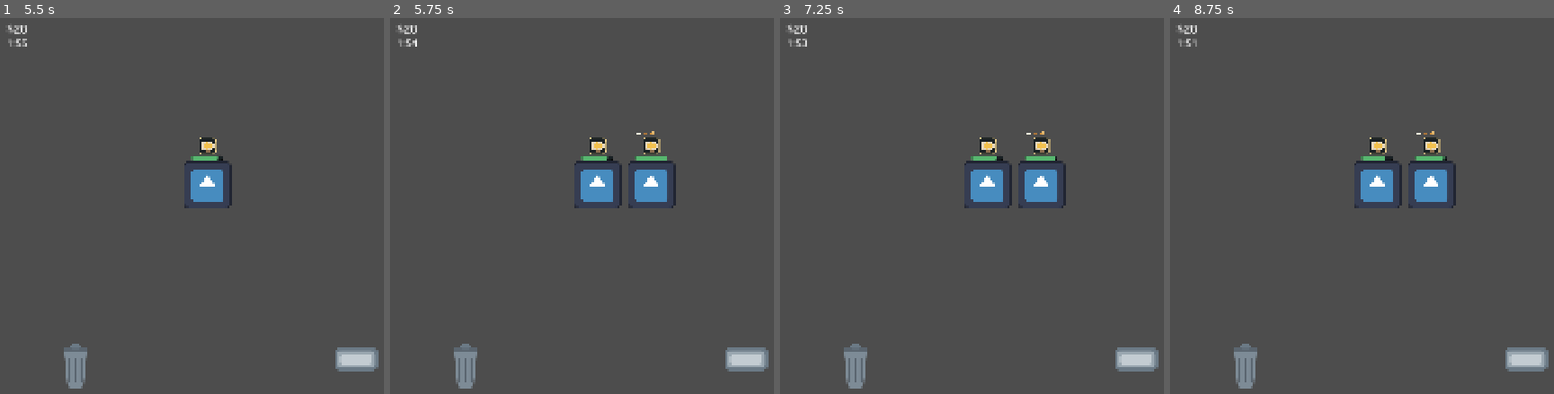
Above: before the commit, frames 1-4 (left to right).
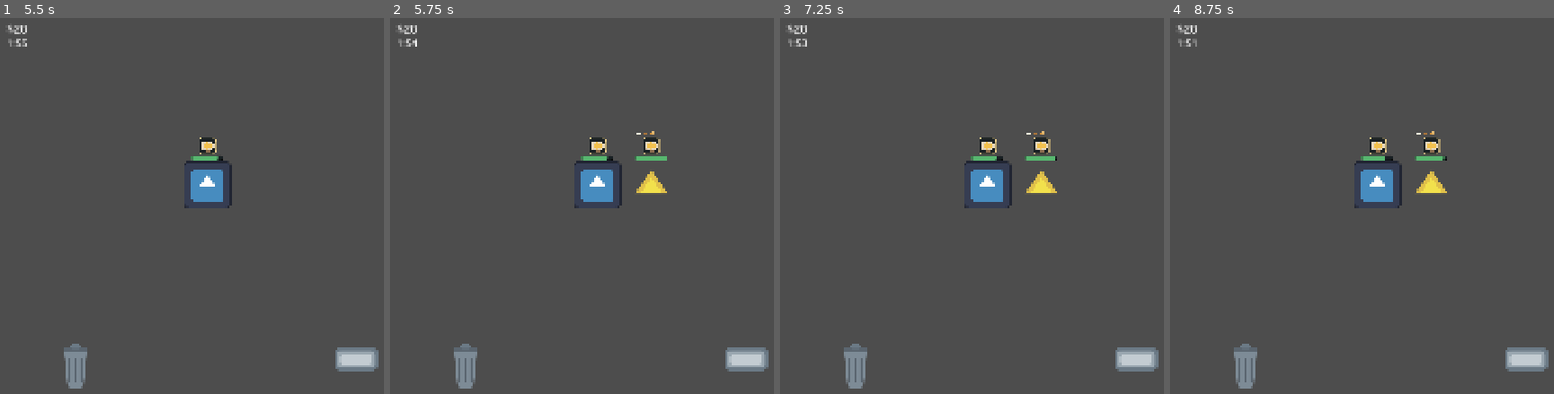
Above: after the commit, the same moments.

Repository: pancrasea/Salados
Game: Godot game, scene res://src/core/main/main.tscn
Two runs of this game, one before a commit and one after it. Both use one fixed random seed, a clock stepped at 60 frames per second and the inputs below. The engine's default icon, where the game draws it, is replaced by a stand-in: a white triangle on a blue panel in a dark square.
Inputs (mouse positions are in pixels of both pictures, inside the frame that each line leads up to):
- Up to frame 1 (5.5 s): click "Jugar" at 0.5 s; tap Enter at 1.25, 3.5, 5 s; drag from (207, 183) to (76, 367) at 1.27 s; tap Space at 2, 4.25 s; drag from (357, 360) to (76, 367) at 2.02 s; move the mouse to (outside the picture) at 2.77 s; click (outside the picture) at 2.92 s; drag from (322, 296) to (207, 183) at 3.52 s; move the mouse to (outside the picture) at 4.27 s; click (outside the picture) at 4.42 s; drag from (142, 153) to (249, 112) at 5.02 s
- Up to frame 2 (5.75 s): no input
- Up to frame 3 (7.25 s): move the mouse to (1041, 183) at 5.77 s; click (1041, 183) at 5.92 s; tap Space at 6.5 s; drag from (1029, 112) to (856, 367) at 6.52 s
- Up to frame 4 (8.75 s): move the mouse to (outside the picture) at 7.27 s; click (outside the picture) at 7.42 s; drag from (1385, 236) to (1527, 360) at 8.02 s

Frame 1 is identical in both runs. In frame 2, 0.9% of the frame differs, in the area x 62-75%, y 37-51%; in frame 3, 0.9%; in frame 4, 0.9%.

Commit message:
feat: add customer archetypes and modify payment calculation with patience ratio multiplier

Diff:
--- /dev/null
+++ b/resources/customers/customer1/omelec_v1.tres
@@ -0,0 +1,10 @@
+[gd_resource type="Resource" script_class="CustomerData" format=3 uid="uid://h0p1oe53ub4q"]
+
+[ext_resource type="Script" uid="uid://yvcolwcuf4a0" path="res://src/core/resources_scripts/customer_data.gd" id="1_7ois0"]
+[ext_resource type="Texture2D" uid="uid://svxt66mhkaxa" path="res://icon.svg" id="2_kdrpk"]
+
+[resource]
+script = ExtResource("1_7ois0")
+display_name = "Omelec"
+texture = ExtResource("2_kdrpk")
+metadata/_custom_type_script = "uid://yvcolwcuf4a0"
--- /dev/null
+++ b/resources/customers/customer2/chancleada_v1.tres
@@ -0,0 +1,11 @@
+[gd_resource type="Resource" script_class="CustomerData" format=3 uid="uid://6rbxjldn5s3m"]
+
+[ext_resource type="Script" uid="uid://yvcolwcuf4a0" path="res://src/core/resources_scripts/customer_data.gd" id="1_njkmp"]
+[ext_resource type="Texture2D" uid="uid://borjhg6perjfn" path="res://assets/sprites/items/chifle.svg" id="2_5s5ga"]
+
+[resource]
+script = ExtResource("1_njkmp")
+display_name = "Chancleada"
+texture = ExtResource("2_5s5ga")
+reward = 20
+metadata/_custom_type_script = "uid://yvcolwcuf4a0"
--- a/src/core/resources_scripts/customer_data.gd
+++ b/src/core/resources_scripts/customer_data.gd
@@ -2,14 +2,20 @@
 class_name CustomerData
 
 ## Reusable configuration for one customer archetype or instance.
+## Crea un .tres por arquetipo y asígnalo al pool de CustomerSpawner.
 
 ## Name shown by interfaces that display customer identity.
 @export var display_name: String = "Cliente"
+## Sprite que se muestra en el Visual del cliente. Si es null se conserva
+## la textura que tenga la escena como fallback.
+@export var texture: Texture2D
 ## Time available before this customer leaves without being served.
 @export_range(1.0, 300.0, 1.0) var patience_seconds: float = 30.0
 ## Item definition that must be delivered to satisfy this order.
+## Solo se usa en modo clásico (sin OrderData); en la demo se ignora.
 @export var requested_item: ItemData
-## Base payment granted when the customer is served correctly.
+## Pago base cuando el cliente es atendido a tiempo (paciencia alta).
 @export_range(0, 100000, 1) var reward: int = 10
-## Optional percentage added to the base reward.
+## Porcentaje adicional sobre el pago base (propina fija por arquetipo).
+## El multiplicador de paciencia se aplica encima de este total.
 @export_range(0.0, 100.0, 0.5) var tip_percent: float = 0.0
--- a/src/entities/customer/customer.gd
+++ b/src/entities/customer/customer.gd
@@ -35,6 +35,9 @@
 var patience_remaining: float = 0.0
 ## Whether the player currently has this customer selected.
 var is_selected: bool = false
+## Ratio de paciencia (0.0–1.0) en el momento en que fue atendido.
+## Solo válido después de que served se emita; usado para calcular el pago.
+var patience_ratio_at_serve: float = 1.0
 
 @onready var selection_area: Area2D = $SelectionArea
 @onready var patience_bar: ProgressBar = $PatienceBar
@@ -58,6 +61,11 @@
 	if customer_data != null:
 		patience_remaining = maxf(customer_data.patience_seconds, 0.0)
 		patience_bar.max_value = maxf(customer_data.patience_seconds, 0.1)
+		# Aplicar textura del arquetipo si está definida en el CustomerData.
+		if customer_data.texture != null:
+			var visual := get_node_or_null("Visual") as Sprite2D
+			if visual != null:
+				visual.texture = customer_data.texture
 	else:
 		patience_bar.hide()
 
@@ -180,6 +188,8 @@
 
 	state = State.SERVED
 	set_selected(false)
+	# Guardar el ratio de paciencia para el cálculo del pago escalonado.
+	patience_ratio_at_serve = patience_remaining / maxf(patience_bar.max_value, 0.1)
 	item_received.emit(self, item)
 	served.emit(self)
 	finished.emit(self)
--- a/src/entities/customer/customer.tscn
+++ b/src/entities/customer/customer.tscn
@@ -1,13 +1,6 @@
 [gd_scene format=3 uid="uid://brp05csmt5g42"]
 
 [ext_resource type="Script" uid="uid://cq2nammtabqhx" path="res://src/entities/customer/customer.gd" id="1_customer"]
-[ext_resource type="Script" uid="uid://yvcolwcuf4a0" path="res://src/core/resources_scripts/customer_data.gd" id="2_le1bf"]
-[ext_resource type="Texture2D" uid="uid://svxt66mhkaxa" path="res://icon.svg" id="2_rk5ek"]
-
-[sub_resource type="Resource" id="Resource_le1bf"]
-script = ExtResource("2_le1bf")
-display_name = "Pedro"
-metadata/_custom_type_script = "uid://yvcolwcuf4a0"
 
 [sub_resource type="CircleShape2D" id="CircleShape2D_selection"]
 radius = 32.0
@@ -45,10 +38,8 @@
 
 [node name="Customer" type="Node2D" unique_id=926383298]
 script = ExtResource("1_customer")
-customer_data = SubResource("Resource_le1bf")
 
 [node name="Visual" type="Sprite2D" parent="." unique_id=626254291]
-texture = ExtResource("2_rk5ek")
 
 [node name="PatienceBar" type="ProgressBar" parent="."]
 offset_left = -42.0
--- a/src/entities/customer/customer_spawner.gd
+++ b/src/entities/customer/customer_spawner.gd
@@ -7,6 +7,9 @@
 
 ## Scene to instantiate; its root must inherit from CustomerBase.
 @export var customer_scene: PackedScene
+## Pool de arquetipos de cliente. Se selecciona uno al azar en cada spawn.
+## Si el pool está vacío se usa el customer_data que traiga la escena base.
+@export var customer_data_pool: Array[CustomerData] = []
 ## Optional generator; when assigned, each spawned customer receives a
 ## random OrderData before entering the tree (so its HUD shows the order).
 @export var order_generator: OrderGenerator
@@ -53,6 +56,10 @@
 		return null
 
 	customer.position = Vector2(active_customers.size() * maxf(customer_spacing, 0.0), 0.0)
+	# Asignar CustomerData desde el pool (aleatorio) antes de add_child.
+	# Si el pool está vacío se respeta el customer_data que traiga la escena.
+	if not customer_data_pool.is_empty():
+		customer.customer_data = customer_data_pool[randi() % customer_data_pool.size()]
 	if order_generator != null:
 		# Asignado antes de add_child para que _ready pinte el pedido.
 		customer.order = order_generator.generate()
@@ -73,13 +80,28 @@
 
 
 ## Paga al jugador cuando un cliente queda satisfecho.
-## Usa CustomerData.reward como base y aplica tip_percent si aplica.
+## El pago escalonado depende del ratio de paciencia en el momento de ser servido:
+##   > 0.66  → 100 % del pago (cliente recién esperando)
+##   > 0.33  →  80 % del pago (llegando a la mitad)
+##   <= 0.33 →  50 % del pago (a punto de irse)
+## Encima se aplica tip_percent como porcentaje adicional fijo del arquetipo.
 func _on_customer_served(customer: CustomerBase) -> void:
 	if customer.customer_data == null:
 		return
 	var base: int = customer.customer_data.reward
 	var tip: int = int(base * customer.customer_data.tip_percent / 100.0)
-	GameManager.add_money(base + tip)
+	var total: int = base + tip
+
+	var ratio := customer.patience_ratio_at_serve
+	var multiplier: float
+	if ratio > 0.66:
+		multiplier = 1.0    # tramo 1: paciencia alta → pago completo
+	elif ratio > 0.33:
+		multiplier = 0.8    # tramo 2: paciencia media → 80 %
+	else:
+		multiplier = 0.5    # tramo 3: paciencia baja → 50 %
+
+	GameManager.add_money(int(total * multiplier))
 
 
 ## Keeps the active list and row positions correct if a customer is freed externally.
--- a/src/entities/station/MainStation.tscn
+++ b/src/entities/station/MainStation.tscn
@@ -4,6 +4,9 @@
 [ext_resource type="PackedScene" uid="uid://ctrashbin01" path="res://src/entities/station/trash_bin.tscn" id="2_jmkyi"]
 [ext_resource type="PackedScene" uid="uid://cf84hgeql0ots" path="res://src/entities/customer/CustomerSpawner.tscn" id="3_nupy7"]
 [ext_resource type="PackedScene" uid="uid://cbandeja1tem" path="res://src/entities/item/bandeja_item.tscn" id="4_5v824"]
+[ext_resource type="Script" uid="uid://yvcolwcuf4a0" path="res://src/core/resources_scripts/customer_data.gd" id="4_rgdf7"]
+[ext_resource type="Resource" uid="uid://h0p1oe53ub4q" path="res://resources/customers/customer1/omelec_v1.tres" id="5_ocrjh"]
+[ext_resource type="Resource" uid="uid://6rbxjldn5s3m" path="res://resources/customers/customer2/chancleada_v1.tres" id="6_w7hfa"]
 
 [node name="MainStation" type="Node2D" unique_id=1321946310]
 script = ExtResource("1_cx8jq")
@@ -14,6 +17,7 @@
 
 [node name="CustomerSpawner" parent="." unique_id=1128089222 instance=ExtResource("3_nupy7")]
 position = Vector2(556, 461)
+customer_data_pool = Array[ExtResource("4_rgdf7")]([ExtResource("5_ocrjh"), ExtResource("6_w7hfa")])
 
 [node name="Bandeja" parent="." unique_id=1324478999 instance=ExtResource("4_5v824")]
 position = Vector2(953, 927)
Not shown, added: src/core/resources_scripts/encebollado_ingrediente.gd.uid
